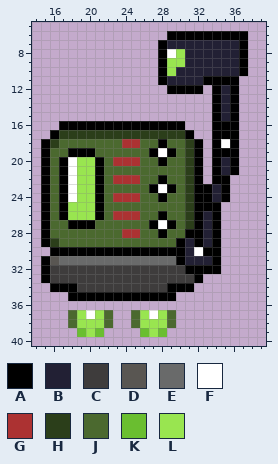
Pixel-art sprite, stored at SteelPurge/assets/texture/sentinel_238.png. This is how it looked before the edit.
The file is 48x48 pixels. Shown: x 14..39, y 5..40.
Palette (. is transparent): A #000000  B #222034  C #3e3c3c  D #595652  E #696a6a  F #ffffff  G #ac3232  H #2b3e1a  J #4b692f  K #6abe30  L #99e550
Pixels before, first column x 15:
 6 ..............AAAAAAAAA
 7 .............ABBBBBBBBA
 8 .............AFLBBBBBBA
 9 .............ALLBBBBBBA
10 .............ALBBBBBBBA
11 .............ABBBBAAAA.
12 ..............AAAA.ABA.
13 ...................ABA.
14 ...................ABA.
15 ...................ABA.
16 ..AAAAAAAAAAAAAA...AAA.
17 .AHHHHHHHHHHHHHHA..AAA.
18 AHJJJJJJJGGJJAJJHA.AFA.
19 AJJAAAJJJJJJAFAJHA.AAA.
20 AJAFLLAJGGGJJAJJHA.ABA.
21 AJAFLLAJJJJJJJJJHA.ABA.
22 AJAFLLAJGGGJJAJJHA.AA..
23 AJAFLLAJJJJJAFAJHAABA..
24 AJAFLLAJGGGJJAJJHAABA..
25 AJALLLAJJJJJJJJJHAAA...
26 AJALLLAJGGGJJAJJHABA...
27 AJJAAAJJJJJJAFAJHABA...
28 AJJJJJJJJGGJJAJJAABA...
29 AHJJJJJJJJJJJJJABABA...
30 .AAAAAAAAAAAAAAABFAA...
31 ADEEEEEEEEEEEEEABBBA...
32 ACCCCCCCCCCCCCCCAAAA...
33 ACCCCCCCCCCCCCCCCA.....
34 .AAACCCCCCCCCCAAA......
35 ...AAAAAAAAAAAA........
36 .......................
37 ...JLFLJ..JLFLJ........
38 ...JLLLJ..JLLLJ........
39 ....KLK....KLK.........
The same view after the edit:
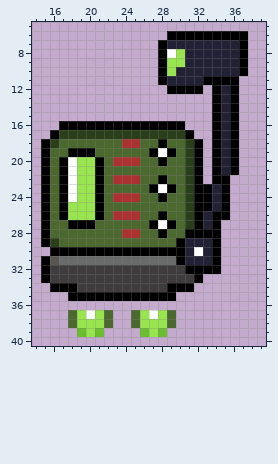
The edit:
Changed rows in their new state; - is an unchanged pixel.
first column x 35:
16 B
17 B
18 B
19 B
first column x 32:
25 --BA
26 ---A
28 -A--
29 B---
30 -B--
